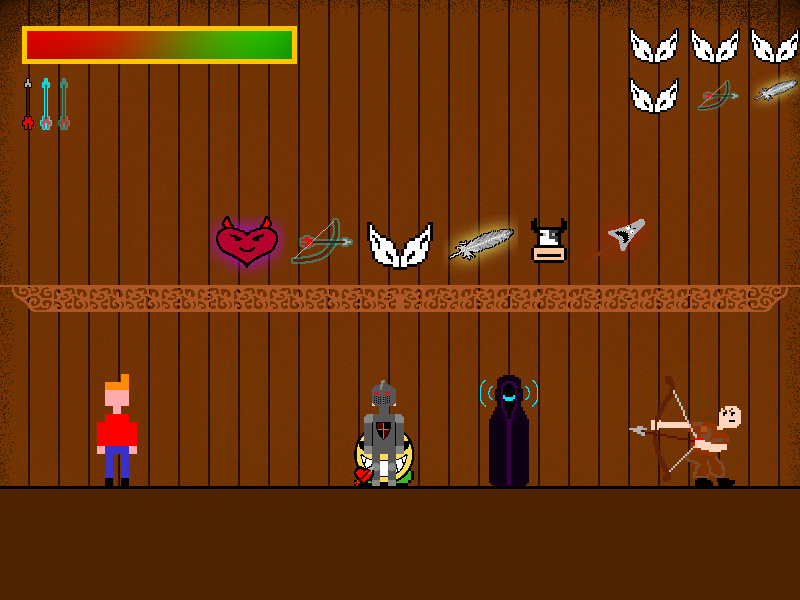
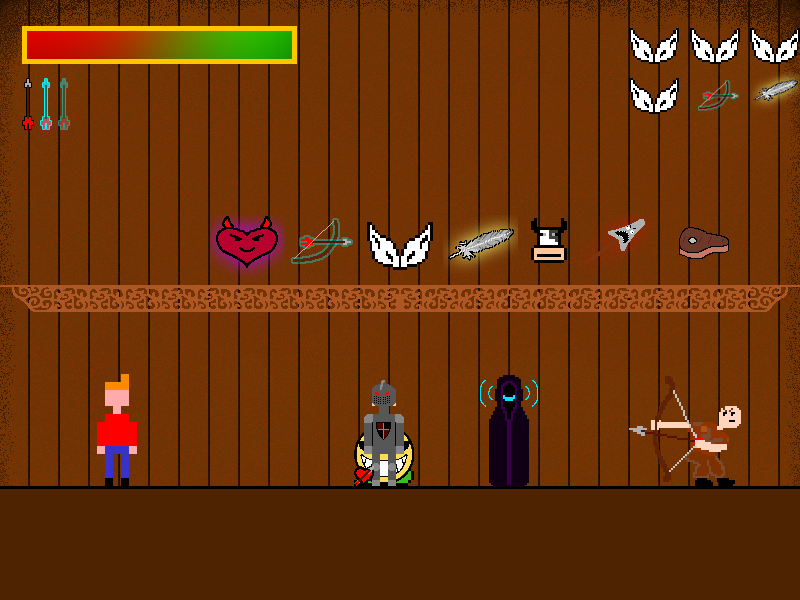
Revision of a layered 800 × 600 image; what changed, layer by layer:
added layer "id6" in group "treasures" over [left=679, top=227, right=729, bottom=259]
